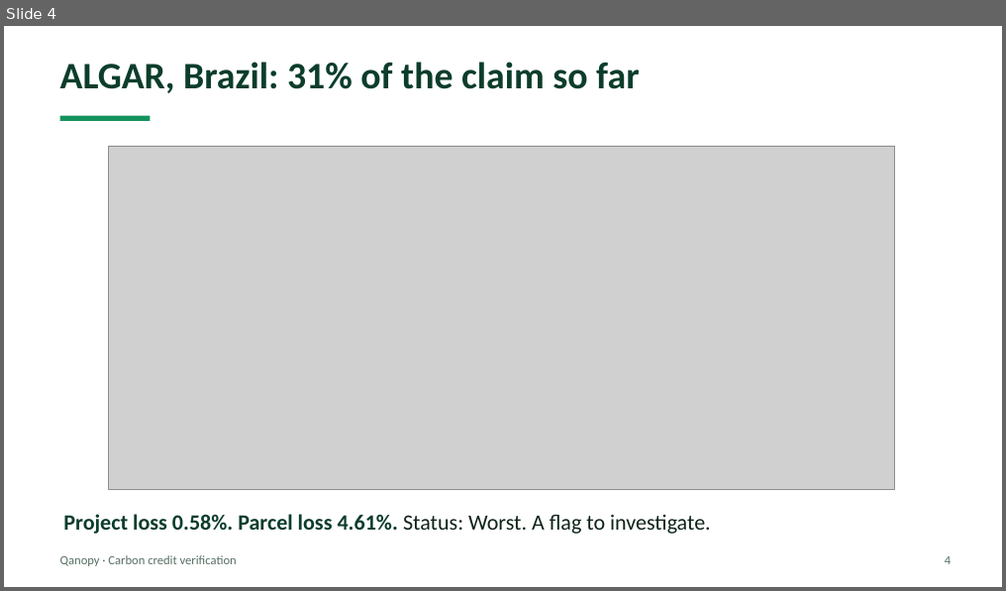
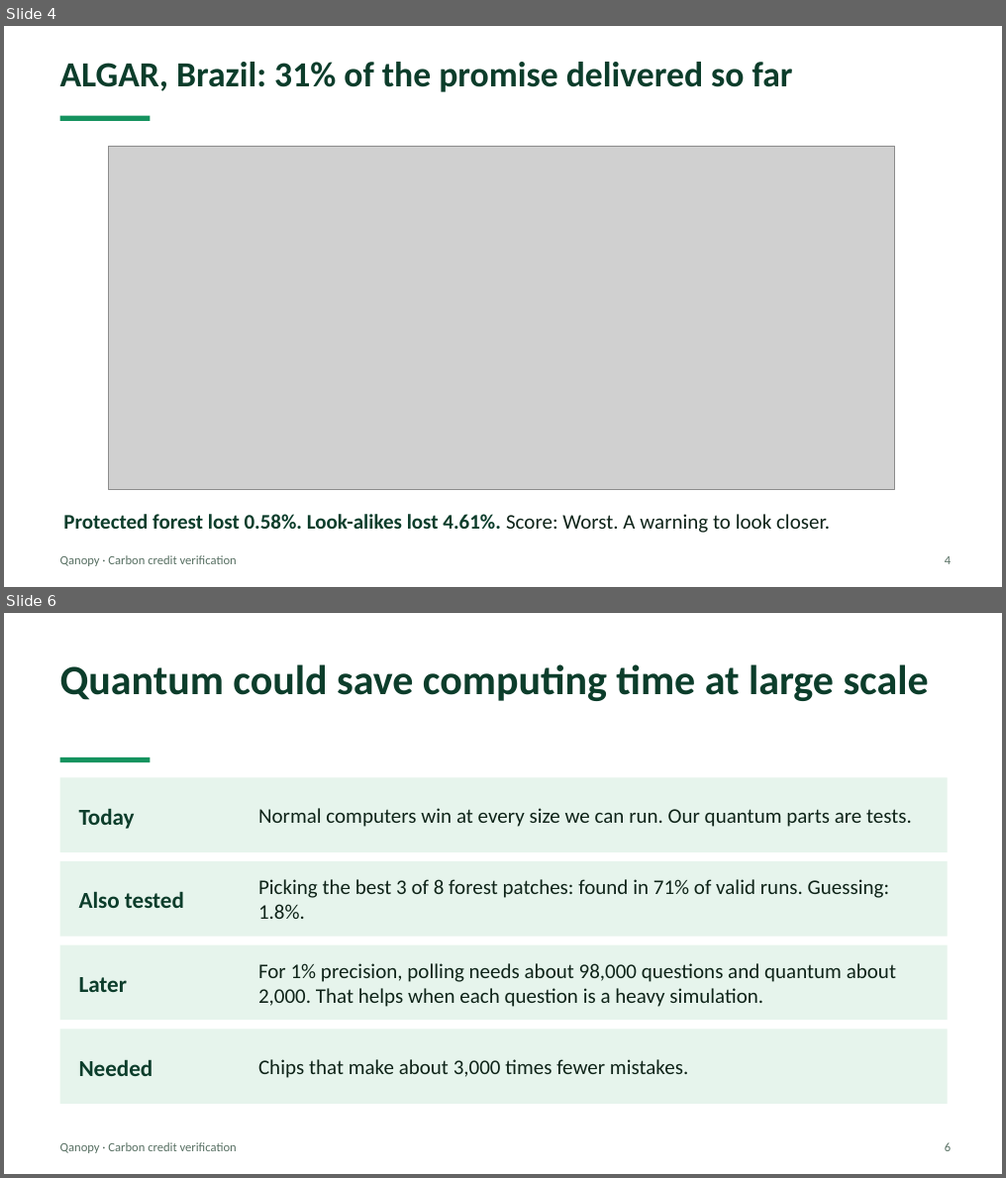
Before and after one commit to Quantum-hackathon-Qanopy/Parcel_finder, a slide deck: docs/Qanopy_pitch.pptx. Shown one above the other, each under a label of ours: slide 4 before the commit, slides 4 and 6 after it; the slides between them are not shown. The pictures are 1006x591 and 1006x1178 pixels, drawn with LibreOffice and Linux fonts; fonts in the diff are those of the drawing; grey boxes stand for pictures. Boxes give left, top, right and bottom in pixels: in the first picture for what was removed or moved away, otherwise in the second. Text is boxed around its words. In the diff, an @@ line names an element or a change of style, - is before the commit and + after.

```diff
--- a/docs/Qanopy_pitch.pptx
+++ b/docs/Qanopy_pitch.pptx
@@ slide 6 added at (4, 613, 1002, 1174), background #FFFFFF @@
@@ text added at (60, 664, 929, 701), 40 pt, text #0C3D2B, bold @@
+Quantum could save computing time at large scale
@@ rectangle added at (60, 758, 150, 762), fill #15935F @@
@@ rectangle added at (60, 777, 947, 853), fill #E6F4EC @@
@@ text added at (79, 808, 135, 829), 22 pt, text #0C3D2B, bold @@
+Today
@@ text added at (258, 808, 912, 827), 20 pt, text #0F2419 @@
+Normal computers win at every size we can run. Our quantum parts are tests.
@@ rectangle added at (60, 861, 947, 937), fill #E6F4EC @@
@@ text added at (258, 879, 890, 919), 20 pt, text #0F2419 @@
+Picking the best 3 of 8 forest patches: found in 71% of valid runs. Guessing: 1.8%.
@@ text added at (79, 891, 184, 908), 22 pt, text #0C3D2B, bold @@
+Also tested
@@ rectangle added at (60, 946, 947, 1020), fill #E6F4EC @@
@@ text added at (258, 963, 896, 1007), 20 pt, text #0F2419 @@
+For 1% precision, polling needs about 98,000 questions and quantum about 2,000. That helps when each question is a heavy simulation.
@@ text added at (79, 977, 127, 992), 22 pt, text #0C3D2B, bold @@
+Later
@@ rectangle added at (60, 1029, 947, 1104), fill #E6F4EC @@
@@ text added at (79, 1059, 153, 1076), 22 pt, text #0C3D2B, bold @@
+Needed
@@ text added at (258, 1059, 688, 1078), 20 pt, text #0F2419 @@
+Chips that make about 3,000 times fewer mistakes.
@@ text added at (60, 1143, 237, 1154), 12 pt, text #587063 @@
+Qanopy · Carbon credit verification
@@ text added at (944, 1143, 950, 1152), 12 pt, text #587063 @@
+6
@@ slide 4 changed as well @@
@@ text at (60, 62, 793, 92): text changed; size 36 to 34 pt @@
-ALGAR, Brazil: 31% of the claim so far
+ALGAR, Brazil: 31% of the promise delivered so far
@@ text at (63, 514, 830, 533): text changed; size 21 to 20 pt @@
-Project loss 0.58%. Parcel loss 4.61%. Status: Worst. A flag to investigate.
+Protected forest lost 0.58%. Look-alikes lost 4.61%. Score: Worst. A warning to look closer.
```
Also in this commit, not shown: 4 other slides changed, 1 other slide added, 2 slides removed.
